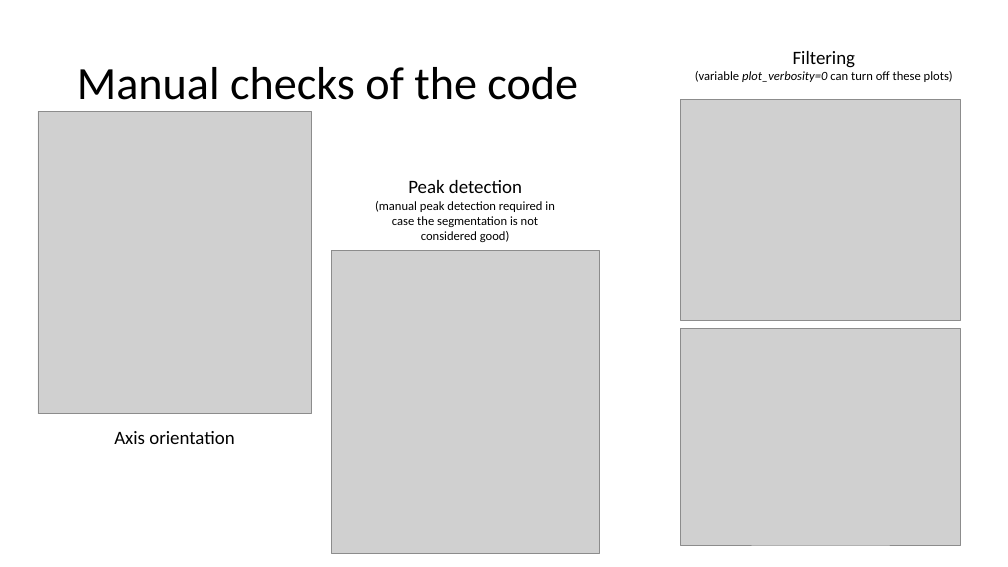
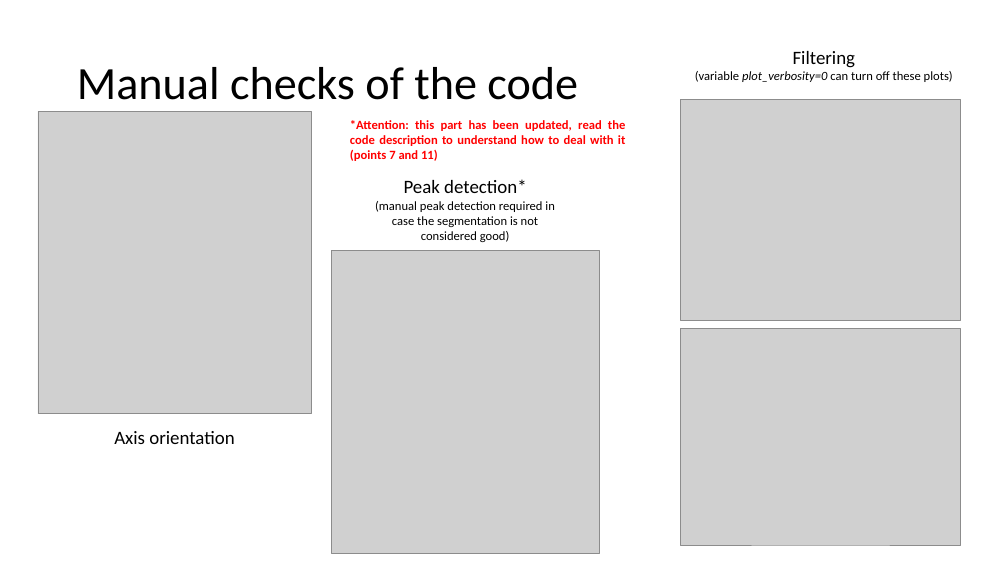
Before and after one commit to xKA1Z0x/IMU-Clinical-Parameter-Extraction, a slide deck: slide 5 of Gait segmentation/Segmentation.pptx (slide 4 before the commit). Drawn at 1008x567 pixels with LibreOffice and Linux fonts; fonts in the diff are those of the drawing; grey boxes stand for pictures. Boxes give left, top, right and bottom in pixels: in the first picture for what was removed or moved away, otherwise in the second. Text is boxed around its words. In the diff, an @@ line names an element or a change of style, - is before the commit and + after.

```diff
--- a/Gait segmentation/Segmentation.pptx
+++ b/Gait segmentation/Segmentation.pptx
@@ text added at (350,120,625,161), 12 pt, text #FF0000, bold @@
+*Attention: this part has been updated, read the code description to understand how to deal with it (points 7 and 11)
@@ text at (404,179,527,193): text changed @@
-Peak detection
+Peak detection*
```
Also in this commit, not shown: 1 other slide changed, 1 slide added.
